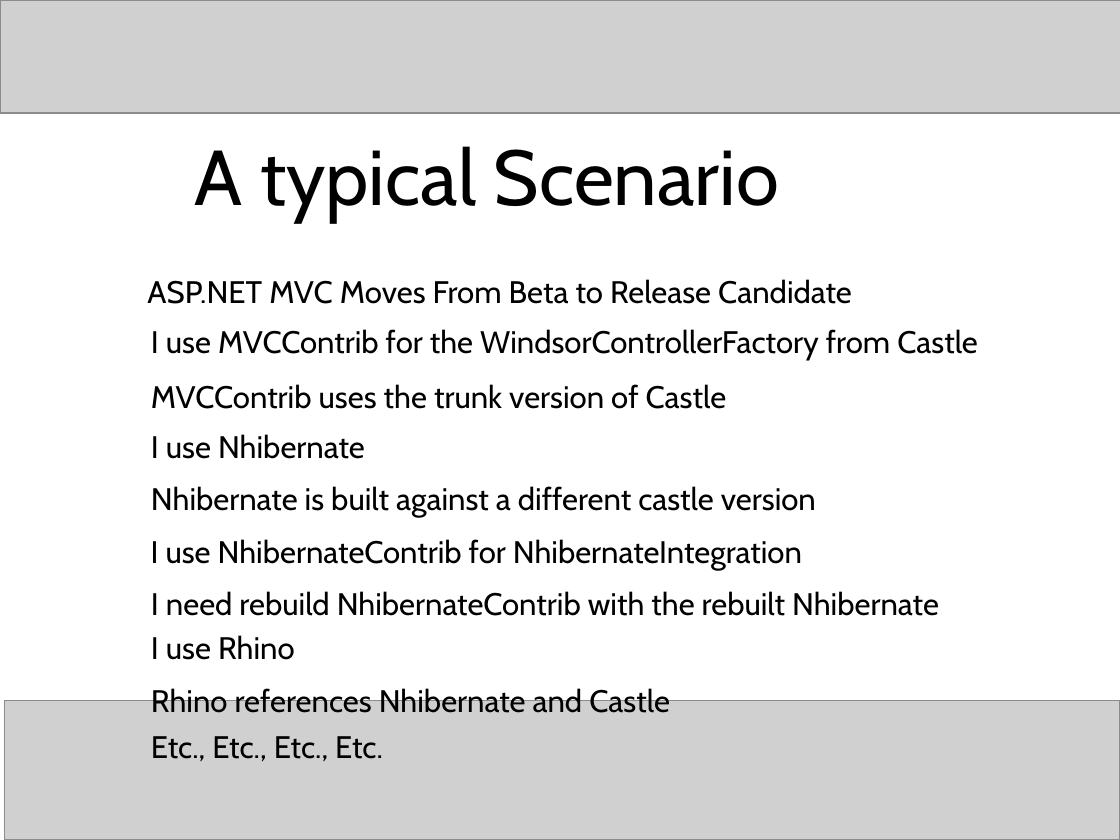
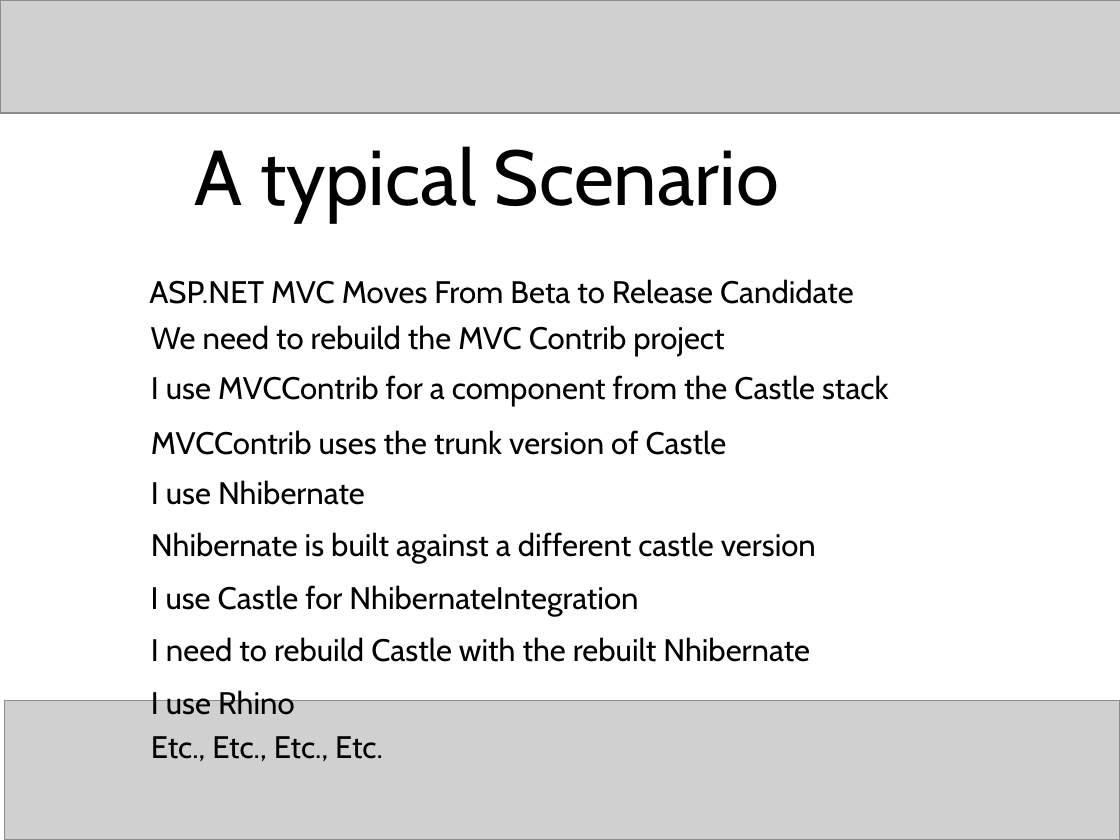
Before and after one commit to craignicol/scotaltdotnet, a slide deck: slide 8 of seattle/HORN Pres.ppt (slide 9 before the commit). Drawn at 1120x840 pixels with LibreOffice and Linux fonts; fonts in the diff are those of the drawing; grey boxes stand for pictures. Boxes give left, top, right and bottom in pixels: in the first picture for what was removed or moved away, otherwise in the second. Text is boxed around its words. In the diff, an @@ line names an element or a change of style, - is before the commit and + after.

Commit message:
Presentation update

```diff
--- a/seattle/HORN Pres.ppt
+++ b/seattle/HORN Pres.ppt
@@ text added at (151,325,724,356), 20 pt, text #000000 @@
+We need to rebuild the MVC Contrib project
@@ text at (151,375,888,406): text changed @@
-I use MVCContrib for the WindsorControllerFactory from Castle
+I use MVCContrib for a component from the Castle stack
@@ 3 texts: place and size @@
-3 texts at (151,384,816,518)
+3 texts at (151,430,816,564)
@@ text at (151,585,638,616): text changed @@
-I use NhibernateContrib for NhibernateIntegration
+I use Castle for NhibernateIntegration
@@ text at (151,637,810,662): text changed @@
-I need rebuild NhibernateContrib with the rebuilt Nhibernate
+I need to rebuild Castle with the rebuilt Nhibernate
@@ text "I use Rhino": place and size @@
-text "I use Rhino" at (151,635,295,660)
+text "I use Rhino" at (151,687,295,715)
@@ text removed at (151,685,670,713) @@
-Rhino references Nhibernate and Castle
```
Also in this commit, not shown: 1 other slide changed, 2 slides added, 2 slides removed, 1 other file.
